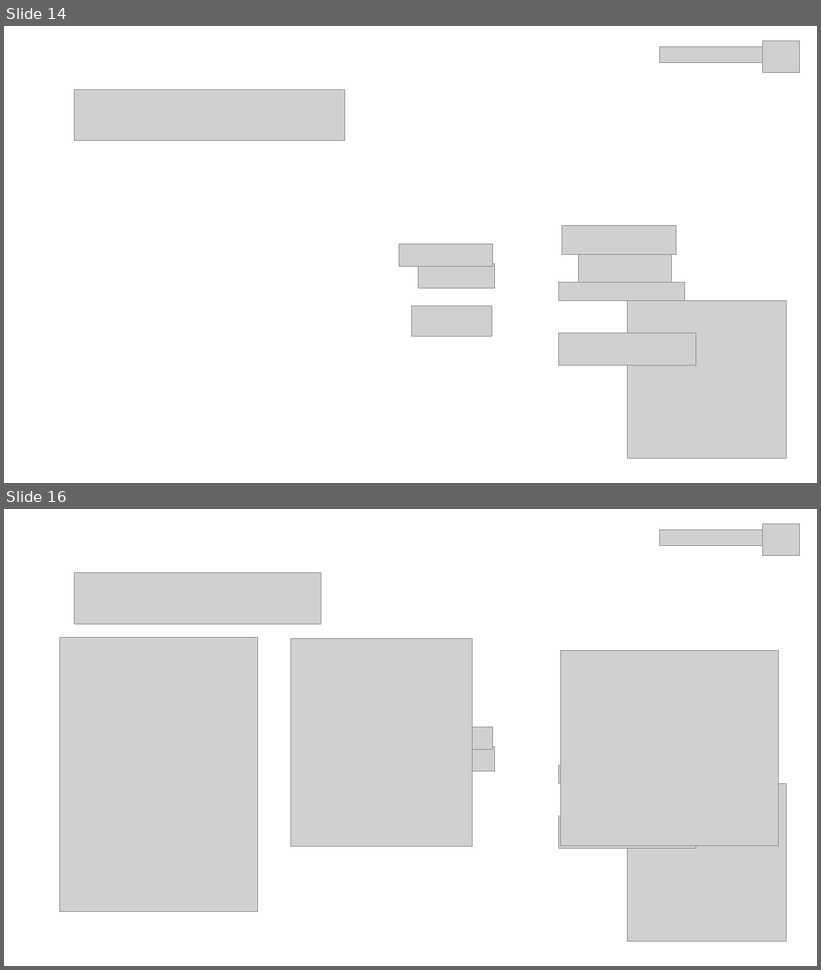
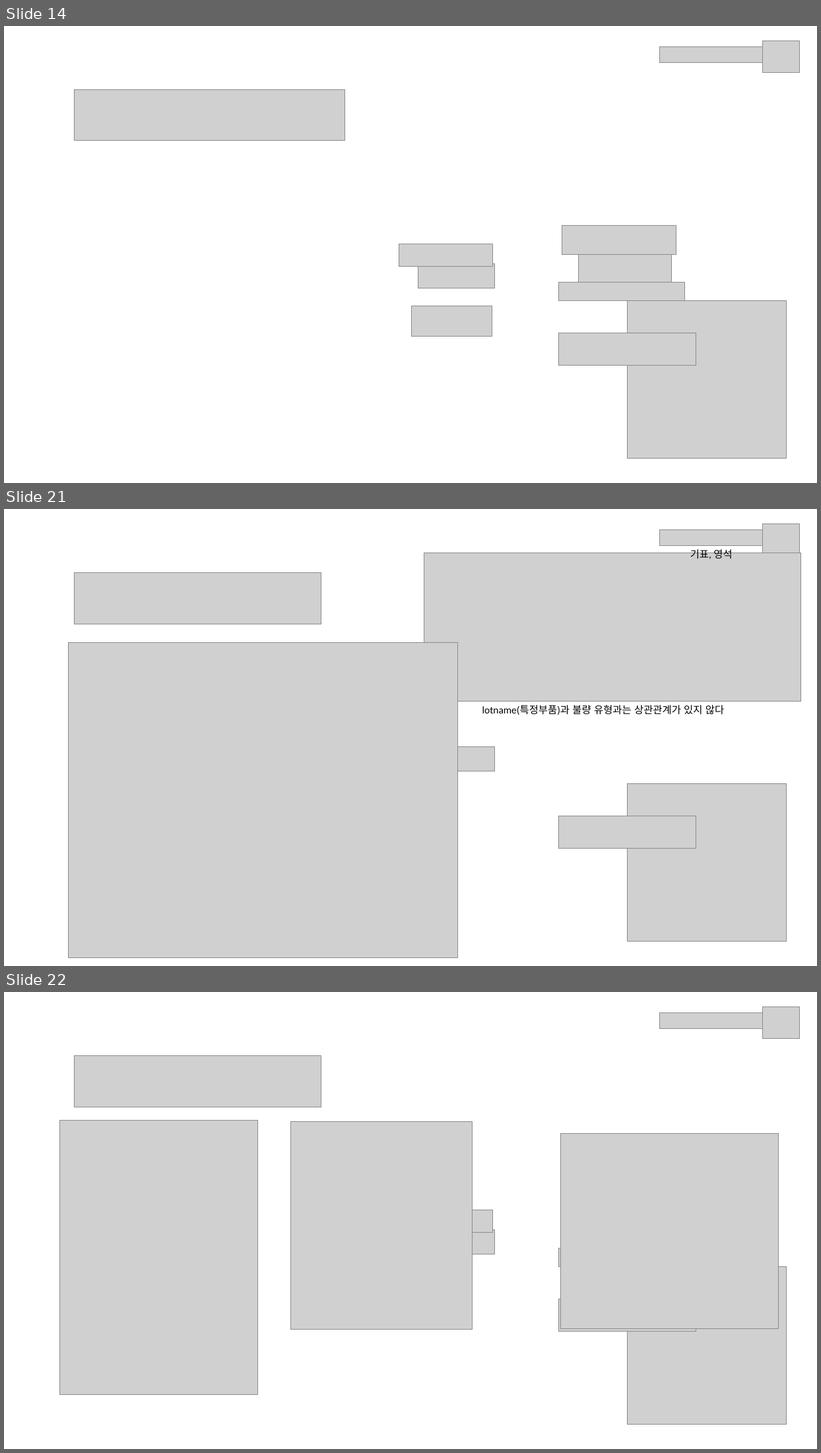
Before and after one commit to Kipioneer/TJE_Dissplay, a slide deck: 디스플레이.pptx. Shown one above the other, each under a label of ours: slides 14 and 16 before the commit, slides 14, 21 and 22 after it; the slides between them are not shown. The pictures are 821x970 and 821x1453 pixels, drawn with LibreOffice and Linux fonts; fonts in the diff are those of the drawing; grey boxes stand for pictures. Boxes give left, top, right and bottom in pixels: in the first picture for what was removed or moved away, otherwise in the second. Text is boxed around its words. In the diff, an @@ line names an element or a change of style, - is before the commit and + after.

Commit message:
기표,영석부분 ppt add

```diff
--- a/디스플레이.pptx
+++ b/디스플레이.pptx
@@ slide 21 added at [4,509,817,966], background #FFFFFF @@
@@ picture added at [762,524,800,555] @@
@@ picture added at [660,530,772,546] @@
@@ text added at [690,547,732,559], 18 pt, text #000000 @@
+기표, 영석
@@ picture added at [424,553,801,702] @@
@@ picture added at [74,573,321,624] @@
@@ picture added at [68,643,457,958] @@
@@ text added at [482,705,724,715], 18 pt, text #000000 @@
+lotname(특정부품)과 불량 유형과는 상관관계가 있지 않다
@@ picture added at [418,747,495,771] @@
@@ picture added at [627,784,787,941] @@
@@ picture added at [558,817,696,848] @@
@@ what was slide 16 is now slide 22 @@
```
Also in this commit, not shown: 1 slide changed, 6 other slides added, 1 slide removed.
